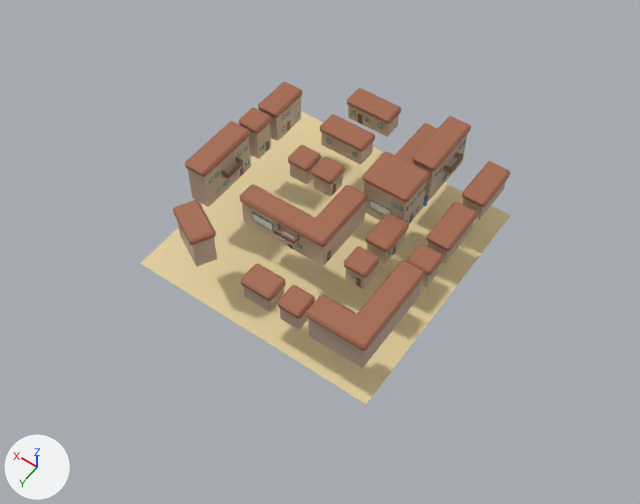
The Blender file Objects/Houses.blend: old version first, new version second.
Rendered twice from a 50 mm lens placed at (-39.8, 113.3, 126.8), pointed at (20.3, 29.1, -5.5). The axes (+X, +Y, +Z) are drawn at lower left. The lights are the same throughout.

The first picture shows 'Base.010', 'Base.016', 'Floor', 'Roof.001', 'Roof.002', 'Roof.004', 'Roof.005', 'Roof.009', 'Roof.012', 'Roof.013', 'Roof.014', 'Roof.015'.
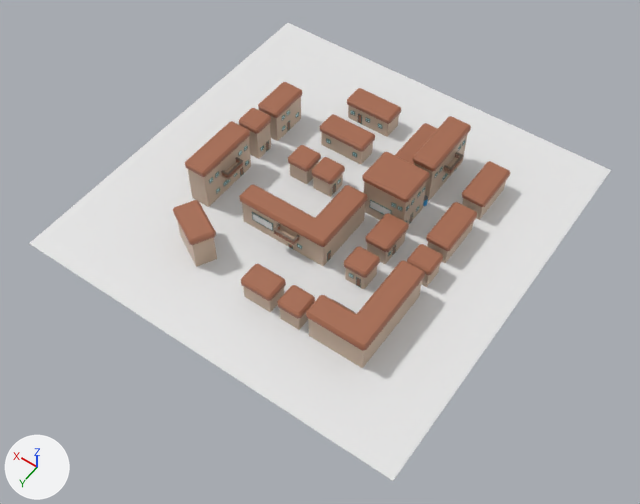
Boxes [x1, y1, x2, y2] around the edits, measured in the pictures (640 x 504 px):
```json
{"object": "Floor", "change": "recoloured, moved, rescaled", "before": [140, 111, 511, 404], "after": [29, 23, 611, 481], "on screen": "57% wider, 56% taller"}
```

Scene script edits in JSON lines:
```json
{"block": "me_cube", "where": "me_cube.from_pydata(...)  # 8 vertices, 6 faces; spans x -1.0..1.0, y -1.0..1.0, z -1.0..1.0"}
{"op": "remove", "block": "me_cube", "code": "me_cube.materials.append(mat_floormaterial)  # its picture is missing"}
{"op": "set", "path": "ob_floor.location", "old": "(22.8, 22.4, -10.1)", "new": "(22.8, 22.4, -0.1)"}
{"op": "set", "path": "ob_floor.scale", "old": "(26.3, 26.3, 0.05)", "new": "(39.4, 39.4, 0.075)"}
```
